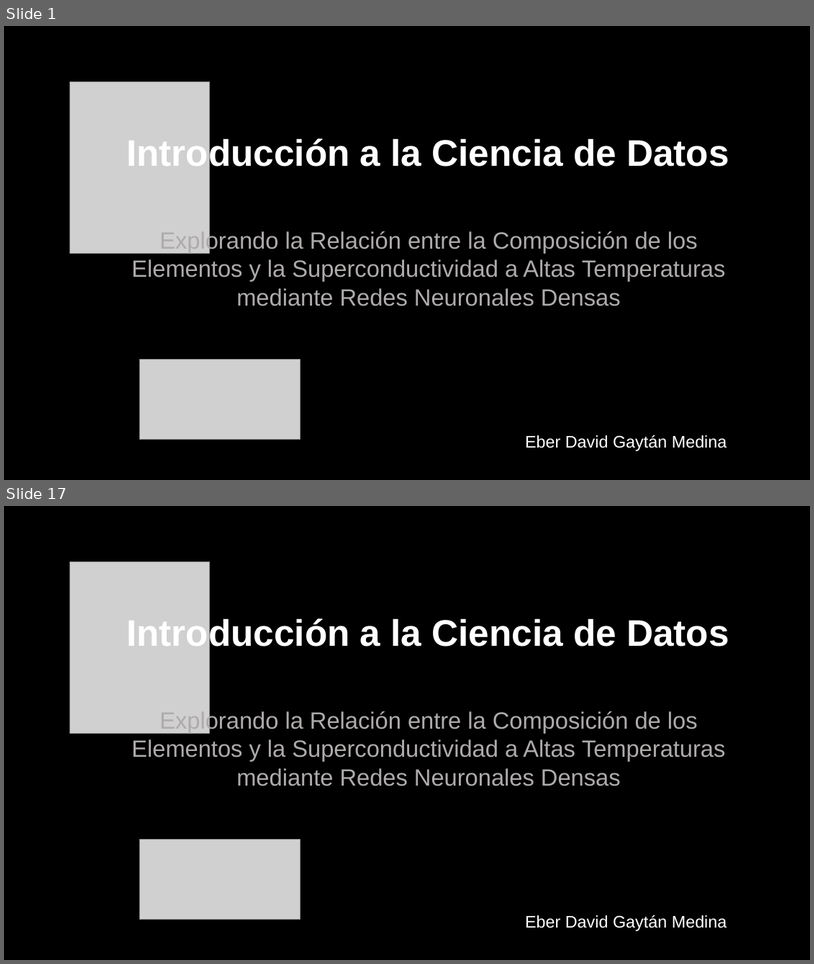
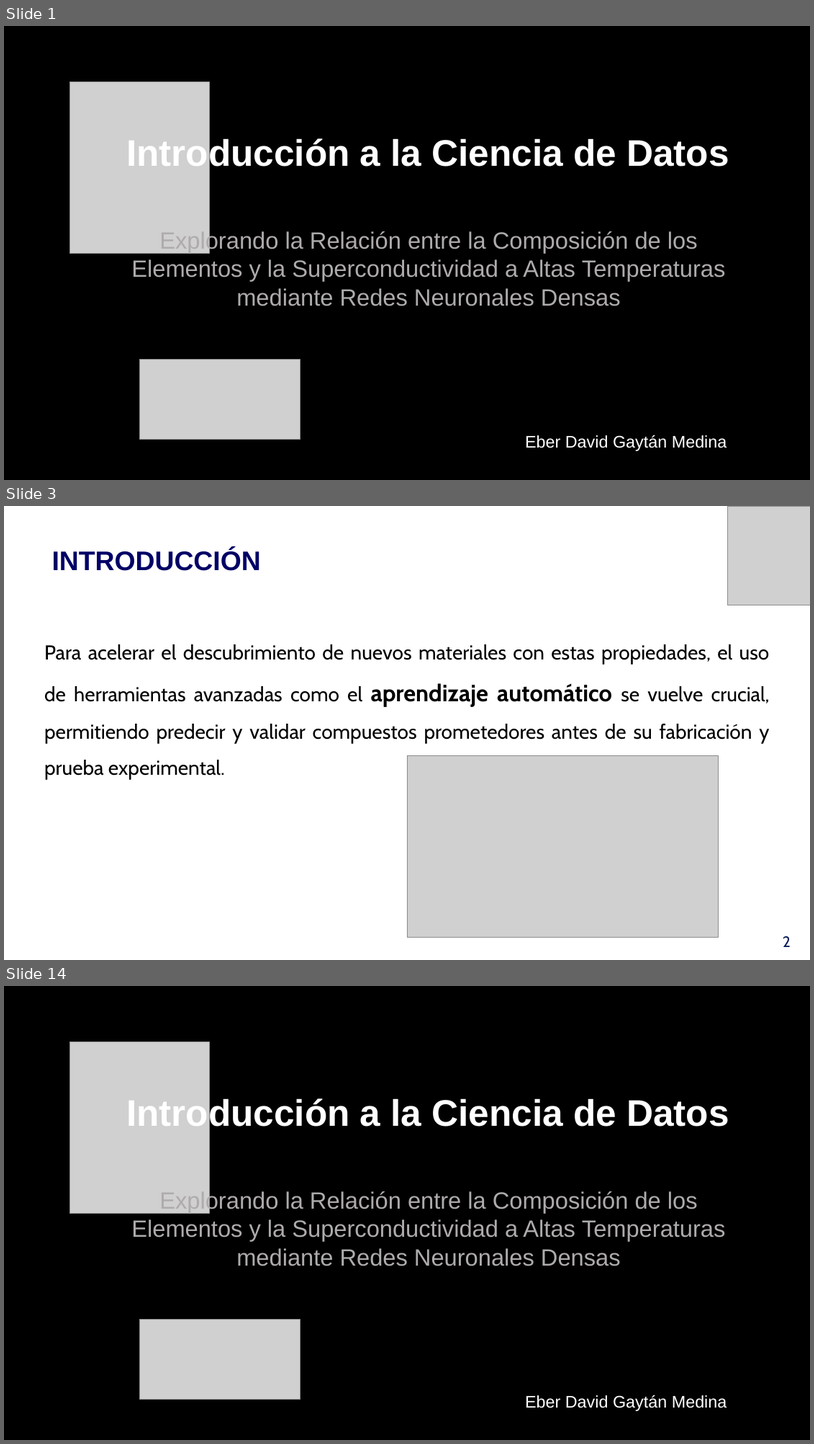
Before and after one commit to DavidGaeta/icd2024, a slide deck: Proyect/Presentación/SUPERCONDUCTORES.pptx. Shown one above the other, each under a label of ours: slides 1 and 17 before the commit, slides 1, 3 and 14 after it; the slides between them are not shown. The pictures are 814x964 and 814x1444 pixels, drawn with LibreOffice and Linux fonts; fonts in the diff are those of the drawing; grey boxes stand for pictures; background and template pictures are left out. Boxes give left, top, right and bottom in pixels: in the first picture for what was removed or moved away, otherwise in the second. Text is boxed around its words. In the diff, an @@ line names an element or a change of style, - is before the commit and + after.

```diff
--- a/Proyect/Presentación/SUPERCONDUCTORES.pptx
+++ b/Proyect/Presentación/SUPERCONDUCTORES.pptx
@@ slide 3 added at box(4, 506, 810, 960), background picture (left out) @@
@@ picture added at box(728, 506, 810, 605) @@
@@ title added at box(52, 549, 261, 571), 32 pt, text #000066, bold @@
+INTRODUCCIÓN
@@ text added at box(44, 644, 770, 779), 24 pt, text #000000 @@
+Para acelerar el descubrimiento de nuevos materiales con estas propiedades, el uso de herramientas avanzadas como el aprendizaje automático se vuelve crucial, permitiendo predecir y validar compuestos prometedores antes de su fabricación y prueba experimental.
@@ picture added at box(407, 755, 718, 937) @@
@@ text added at box(783, 936, 791, 947), 18 pt, text #041A59 @@
+2
@@ what was slide 17 is now slide 14 @@
```
Also in this commit, not shown: 8 slides changed, 3 other slides added, 7 slides removed.
